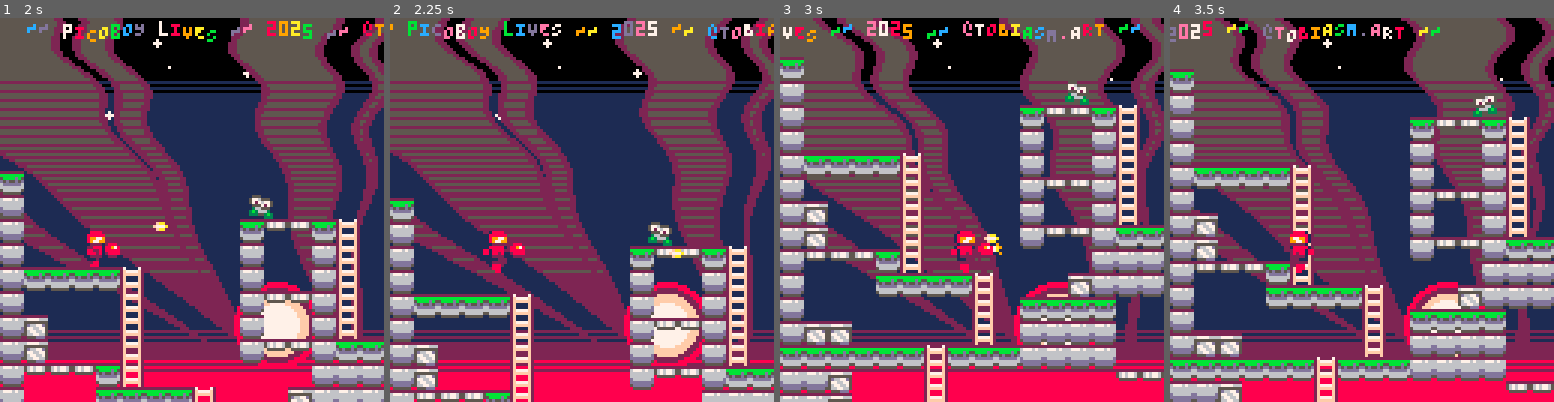
Above: before the commit, frames 1-4 (left to right).
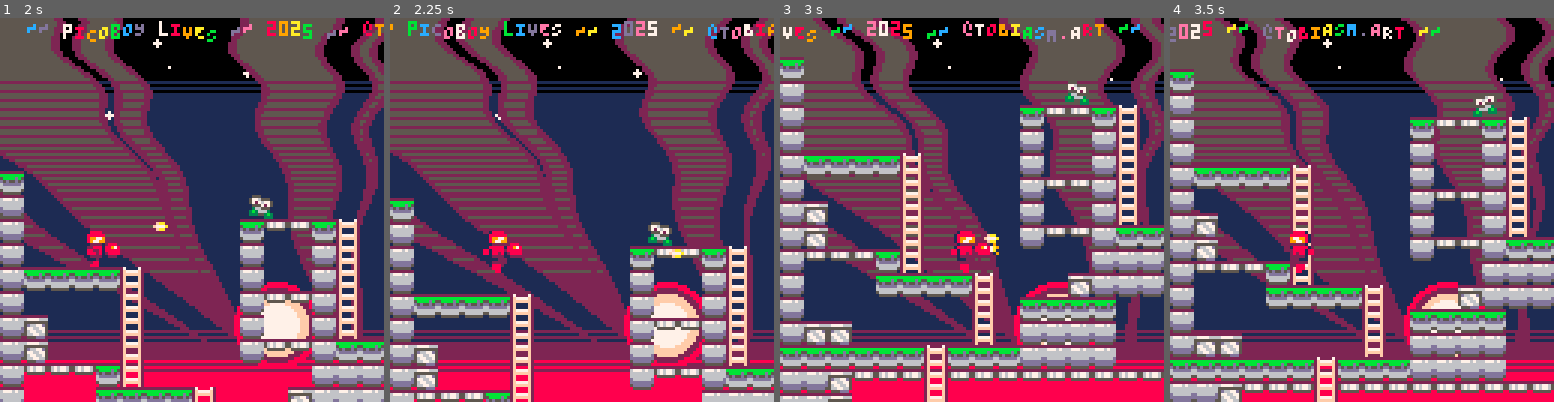
Above: after the commit, the same moments.

Repository: whckmstrjck/picoboy
Game: PICO-8 cartridge picoboy.p8
The game is run twice, just before and just after one commit, with the same random seed, the same clock (stepped at 60 frames per second) and the same inputs.
Inputs:
- Up to frame 1 (2 s): tap X (X key) at 0.33, 1.07, 1.85 s; tap O (Z key) at 0.7, 1.7 s; hold Right from 1.6 s (still down)
- Up to frame 2 (2.25 s): release Right at 2.1 s; tap O (Z key) at 2.1 s; hold Up from 2.15 s (still down)
- Up to frame 3 (3 s): release Up at 2.42 s; hold Right from 2.47 s (still down); tap O (Z key) at 2.5, 2.9 s; tap X (X key) at 2.97 s
- Up to frame 4 (3.5 s): release Right at 3.03 s; hold Left from 3.08 s (still down); tap O (Z key) at 3.3 s

Frame 1 is identical in both runs. In frame 2, less than 0.1% of the frame differs, in the area x 30-36%, y 58-63%; in frame 3, 1.5%; in frame 4, 1.8%, in the area x 18-88%, y 94-98%.

Commit message:
Minor tweaks

Diff:
--- a/lua/classes/player.lua
+++ b/lua/classes/player.lua
@@ -262,7 +262,12 @@
         arm_cannon_spr = 31
       end
 
-      spr(arm_cannon_spr, x + (flipped and -9 or 6.5), y + 3, 1, 1, flipped)
+      local spr_x = x + (flipped and -9 or 6)
+      if not flipped and state == 'climbing' then
+        spr_x += 1
+      end
+      local spr_y = y + 3
+      spr(arm_cannon_spr, spr_x, spr_y, 1, 1, flipped)
     end
   end,
   draw_default = function(_ENV)
@@ -286,7 +291,7 @@
   end,
   draw_climbing = function(_ENV)
     local spr_id = 34
-    local climbing_flipped = y / 20 % 1 < 0.5
+    local climbing_flipped = y / 12 % 1 < 0.5
 
     if shooting > 0 then
       climbing_flipped = flipped
@@ -316,6 +321,6 @@
     if not enabled then return end
     -- draw collider
     rect(x, y, x + width - 1, y + height - 1, 7)
-    print(state, x + width / 2 - (#state * 4 / 2), y - 10, 7)
+    print(state, x - 10, y - 10, 7)
   end
 })
--- a/picoboy.p8
+++ b/picoboy.p8
@@ -205,7 +205,7 @@
 1000000000000000300001010101000000000010101000000000000000000000000000000000000000000000000000000000000000000000000000000000000000000000000000000000000000000000000000000000000000000000000000000000000000000000000000000000000000000000000000000000000000000000
 1011110000000000300010101010000000010110101000000000000000000000000000000000000000000000000000000000000000000000000000000000000000000000000000000000000000000000000000000000000000000000000000000000000000000000000000000000000000000000000000000000000000000000
 0101010101012001010110101010000000101010101000000000000000000000000000000000000000000000000000000000000000000000000000000000000000000000000000000000000000000000000000000000000000000000000000000000000000000000000000000000000000000000000000000000000000000000
-1010110000003000000000000000212121101010101000000000000000000000000000000000000000000000000000000000000000000000000000000000000000000000000000000000000000000000000000000000000000000000000000000000000000000000000000000000000000000000000000000000000000000000
+1010112121213021212121212121212121101010101000000000000000000000000000000000000000000000000000000000000000000000000000000000000000000000000000000000000000000000000000000000000000000000000000000000000000000000000000000000000000000000000000000000000000000000
 1010110000003000000000000000000000101010101000000000000000000000000000000000000000000000000000000000000000000000000000000000000000000000000000000000000000000000000000000000000000000000000000000000000000000000000000000000000000000000000000000000000000000000
 1010010101010101010101010101010101011010101000000000000000000000000000000000000000000000000000000000000000000000000000000000000000000000000000000000000000000000000000000000000000000000000000000000000000000000000000000000000000000000000000000000000000000000
 1010101010101010101010101010101010101010101000000000000000000000000000000000000000000000000000000000000000000000000000000000000000000000000000000000000000000000000000000000000000000000000000000000000000000000000000000000000000000000000000000000000000000000
